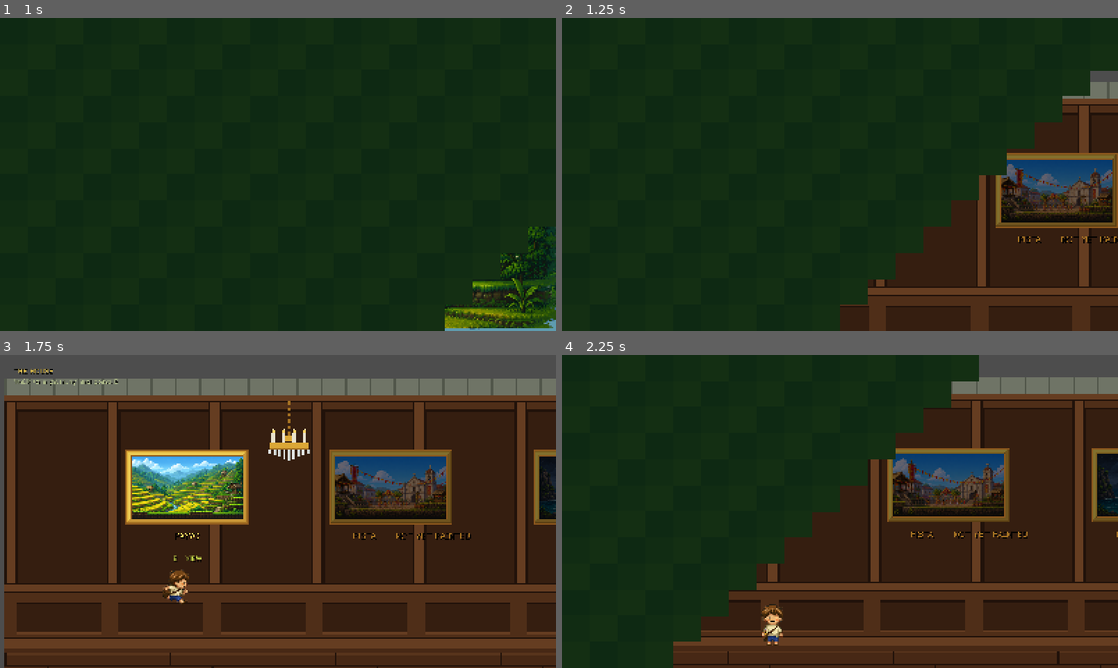
Above: before the commit, frames 1-4 (two rows, left to right).
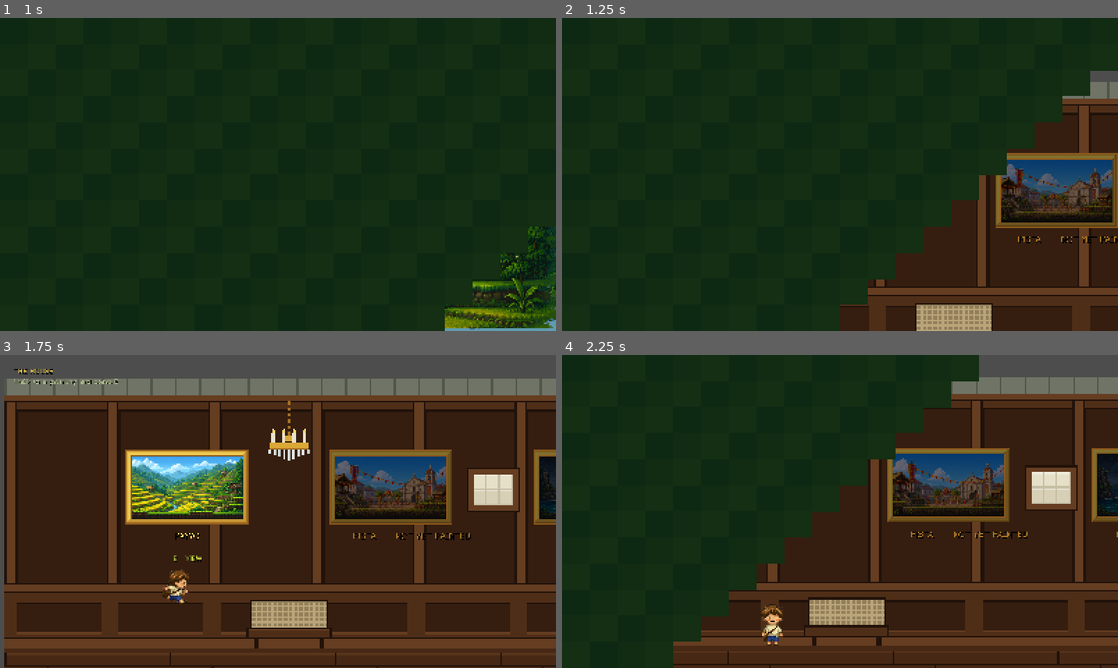
Above: after the commit, the same moments.

Repository: hyuuuan/OBRA
Game: Godot game, scene res://ui/main_menu.tscn
Same seed, same stepped clock (60 frames per second), same inputs: the game is played once before the commit and once after it.
Inputs (mouse positions are in pixels of both pictures, inside the frame that each line leads up to):
- Up to frame 1 (1 s): click "PLAY" at 0.5 s
- Up to frame 2 (1.25 s): no input
- Up to frame 3 (1.75 s): tap E (interact) at 1.25 s; move the mouse to (400, 495) at 1.27 s; hold D (move_right) from 1.28 s (still down); hold Space (jump) from 1.28 s (still down); click (400, 495) at 1.42 s
- Up to frame 4 (2.25 s): release D (move_right) at 2 s; release Space (jump) at 2 s; tap E (interact) at 2 s; drag from (728, 527) to (951, 486) at 2.02 s

Frame 1 is identical in both runs. In frame 2, 1.2% of the frame differs, in the area x 63-78%, y 91-100%; in frame 3, 2.6%; in frame 4, 2.6%, in the area x 43-93%, y 35-93%.

Commit message:
Put shutters and furniture along the wall
Capiz shutters in the gaps between pictures, glazed with shell in a grid of thin muntins,
because that grid is the only thing anybody recognises capiz by -- and because a wall of
pictures with no light source in it looks like a corridor.

And furniture along the wainscot, from the reference photograph: a caned settee, a side
table with a palayok on it, and a baul -- the same chest Node 2 of Payyo hides the
sketchbook page in.

All of it is scenery and carries no collision. The apo walks in front of everything,
because a room you have to jump over to cross would be a platforming level and this one is
a house.

Diff:
--- a/game/scripts/hub_room.gd
+++ b/game/scripts/hub_room.gd
@@ -73,8 +73,10 @@
 func _draw() -> void:
 	_draw_wall()
 	_draw_bays()
+	_draw_windows()
 	_draw_wainscot()
 	_draw_floor()
+	_draw_furniture()
 	_draw_chandeliers()
 
 
@@ -161,6 +163,113 @@
 			x += 380.0
 		y2 += 28.0
 		course += 1
+
+
+## Capiz shutters: the sliding window panels of a bahay na bato, glazed with translucent
+## shell instead of glass.
+##
+## They go in the gaps the paintings do not use, and they are the only bright thing on this
+## wall -- the room is all one brown otherwise, and a wall of pictures with no light source
+## in it looks like a corridor. The panes are drawn as a grid with a thin muntin between,
+## because that grid IS the thing anybody recognises capiz by.
+func _draw_windows() -> void:
+	for slot: int in [1, 4]:
+		var centre := first_painting_x + painting_gap * (float(slot) + 0.5)
+		_draw_window(Vector2(centre, painting_y + 6.0))
+
+
+func _draw_window(at: Vector2) -> void:
+	var panes := Vector2i(3, 2)
+	var pane := Vector2(30.0, 36.0)
+	var glazing := Vector2(float(panes.x) * pane.x, float(panes.y) * pane.y)
+	var frame := 14.0
+	var outer := Rect2(at - glazing * 0.5 - Vector2.ONE * frame, glazing + Vector2.ONE * frame * 2.0)
+	# The sash, in the same wood as the wall so the window is part of the joinery.
+	draw_rect(outer, WALL_LIT)
+	draw_rect(outer, WALL_EDGE, false, PIXEL)
+	draw_rect(Rect2(at - glazing * 0.5, glazing), CAPIZ_SHADE)
+	for row in range(panes.y):
+		for col in range(panes.x):
+			var cell := Rect2(at - glazing * 0.5 + Vector2(float(col) * pane.x, float(row) * pane.y),
+				pane - Vector2.ONE * PIXEL)
+			# Daylight falls off down the window, so the top row is the brightest.
+			draw_rect(cell, CAPIZ.lerp(CAPIZ_SHADE, float(row) / float(panes.y)))
+			draw_rect(Rect2(cell.position, Vector2(cell.size.x, PIXEL)), Color(1, 1, 1, 0.35))
+
+
+## The furniture along the wall, from the reference photograph: a caned settee under the
+## middle of the room, a low side table with a jar on it, and a baul.
+##
+## It is scenery and carries no collision. The apo walks in front of all of it -- a room you
+## have to jump over to cross would be a platforming level, and this one is a house.
+func _draw_furniture() -> void:
+	_draw_settee(Vector2(first_painting_x + painting_gap * 0.5, floor_y))
+	_draw_side_table(Vector2(first_painting_x + painting_gap * 2.5, floor_y))
+	_draw_baul(Vector2(first_painting_x + painting_gap * 3.5, floor_y))
+
+
+## A caned settee: dark frame, pale woven back and seat, turned legs.
+func _draw_settee(at: Vector2) -> void:
+	var width := 176.0
+	var seat := 46.0
+	var back := 64.0
+	var cane := Color(0.729, 0.647, 0.478, 1.0)
+	var cane_dark := Color(0.573, 0.498, 0.353, 1.0)
+	# Legs first so the frame sits over them.
+	for side: float in [-1.0, 1.0]:
+		draw_rect(Rect2(at.x + side * (width * 0.5 - 14.0) - 5.0, at.y - seat, 10.0, seat),
+			WALL_EDGE)
+	var back_rect := Rect2(at.x - width * 0.5, at.y - seat - back, width, back)
+	draw_rect(back_rect, cane_dark)
+	# The caning: a lattice, which at this size is two sets of ruled lines.
+	var step := 12.0
+	var line := back_rect.position.x + step
+	while line < back_rect.end.x:
+		draw_rect(Rect2(line, back_rect.position.y + PIXEL, PIXEL, back_rect.size.y - PIXEL * 2.0),
+			cane)
+		line += step
+	var rung := back_rect.position.y + step
+	while rung < back_rect.end.y:
+		draw_rect(Rect2(back_rect.position.x, rung, back_rect.size.x, PIXEL), cane)
+		rung += step
+	draw_rect(back_rect, WALL_EDGE, false, PIXEL)
+	# The seat, proud of the back.
+	var seat_rect := Rect2(at.x - width * 0.5 - 8.0, at.y - seat, width + 16.0, seat * 0.5)
+	draw_rect(seat_rect, WALL)
+	draw_rect(Rect2(seat_rect.position, Vector2(seat_rect.size.x, PIXEL)), WALL_LIT)
+	draw_rect(seat_rect, WALL_EDGE, false, PIXEL)
+
+
+## A low table with a lidded jar on it -- the palayok in the corner of every old house.
+func _draw_side_table(at: Vector2) -> void:
+	var top := Rect2(at.x - 52.0, at.y - 62.0, 104.0, 12.0)
+	for side: float in [-1.0, 1.0]:
+		draw_rect(Rect2(at.x + side * 40.0 - 5.0, at.y - 50.0, 10.0, 50.0), WALL_EDGE)
+	draw_rect(top, WALL_LIT)
+	draw_rect(top, WALL_EDGE, false, PIXEL)
+	# The jar: a belly, a shoulder and a lid, in fired clay.
+	var clay := Color(0.518, 0.310, 0.192, 1.0)
+	var clay_lit := Color(0.639, 0.412, 0.259, 1.0)
+	draw_rect(Rect2(at.x - 22.0, at.y - 104.0, 44.0, 42.0), clay)
+	draw_rect(Rect2(at.x - 18.0, at.y - 104.0, 12.0, 42.0), clay_lit)
+	draw_rect(Rect2(at.x - 16.0, at.y - 114.0, 32.0, 12.0), clay)
+	draw_rect(Rect2(at.x - 20.0, at.y - 120.0, 40.0, 8.0), clay_lit)
+	draw_rect(Rect2(at.x - 22.0, at.y - 104.0, 44.0, 42.0), WALL_EDGE, false, PIXEL)
+
+
+## The baul: the carved chest at the foot of the wall, the same object Node 2 of Payyo hides
+## the sketchbook page in.
+func _draw_baul(at: Vector2) -> void:
+	var body := Rect2(at.x - 66.0, at.y - 58.0, 132.0, 58.0)
+	draw_rect(body, WALL)
+	draw_rect(Rect2(body.position, Vector2(body.size.x, 14.0)), WALL_LIT)
+	draw_rect(Rect2(body.position.x, body.position.y + 14.0, body.size.x, PIXEL), WALL_EDGE)
+	# Iron banding and a lock plate.
+	for band: float in [0.25, 0.75]:
+		draw_rect(Rect2(body.position.x + body.size.x * band - 5.0, body.position.y,
+			10.0, body.size.y), Color(0.239, 0.227, 0.212, 1.0))
+	draw_rect(Rect2(at.x - 9.0, body.position.y + 18.0, 18.0, 16.0), UISkin.GILT_DARK)
+	draw_rect(body, WALL_EDGE, false, PIXEL)
 
 
 ## Two chandeliers on the ceiling, over the gaps rather than over the pictures.
